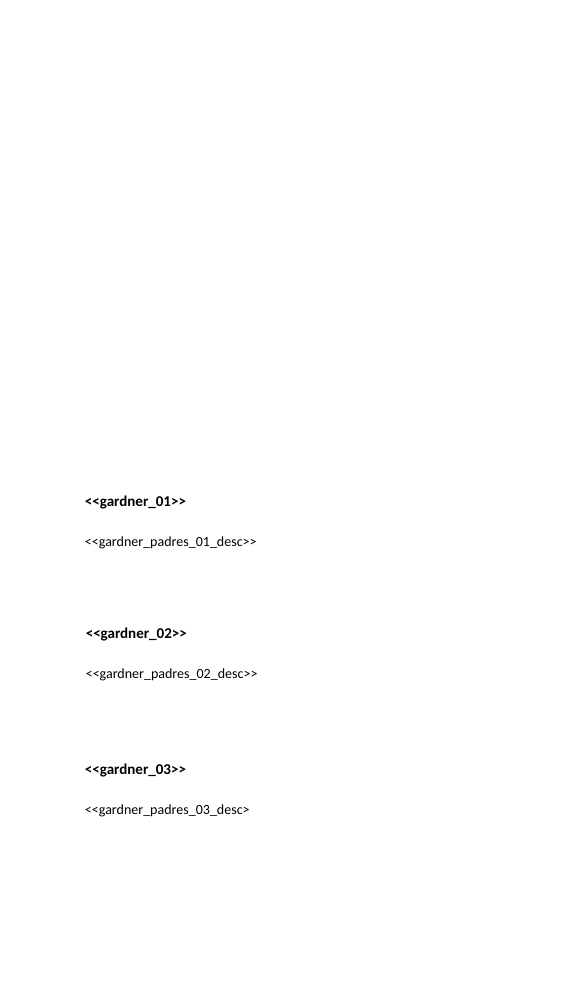
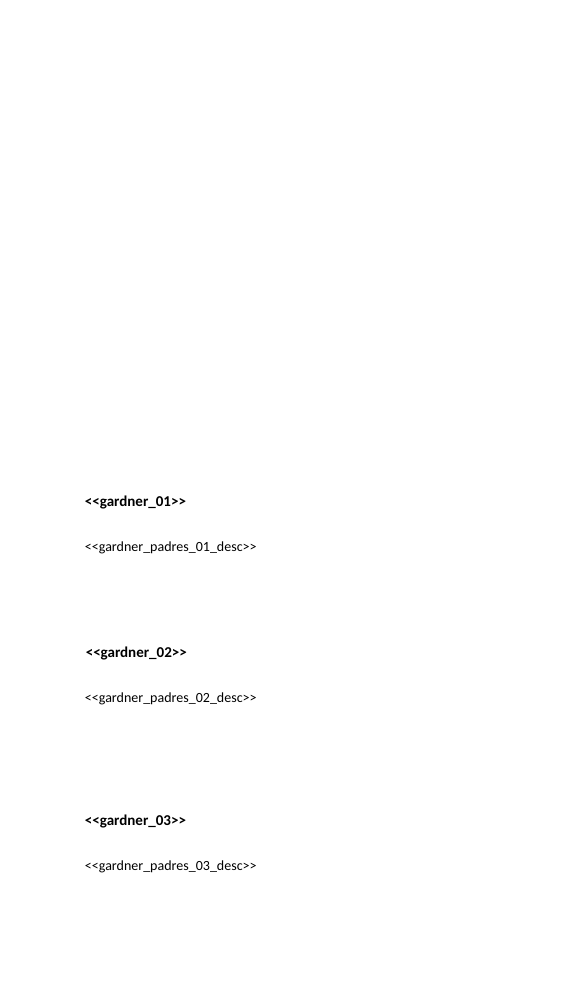
Before and after one commit to gero-educacion/reportgen, a slide deck: slide 4 of assets/template_utp_padres.pptx. Drawn at 567x1008 pixels with LibreOffice and Linux fonts; fonts in the diff are those of the drawing; background and template pictures are left out. Boxes give left, top, right and bottom in pixels: in the first picture for what was removed or moved away, otherwise in the second. Text is boxed around its words. In the diff, an @@ line names an element or a change of style, - is before the commit and + after.

```diff
--- a/assets/template_utp_padres.pptx
+++ b/assets/template_utp_padres.pptx
@@ text "<<gardner_padres_01_desc>>": place and size @@
-text "<<gardner_padres_01_desc>>" at (85,536,257,549)
+text "<<gardner_padres_01_desc>>" at (85,541,257,554)
@@ text "<<gardner_02>>": place and size @@
-text "<<gardner_02>>" at (86,627,187,641)
+text "<<gardner_02>>" at (86,646,187,660)
@@ text "<<gardner_padres_02_desc>>": place and size @@
-text "<<gardner_padres_02_desc>>" at (86,668,258,681)
+text "<<gardner_padres_02_desc>>" at (85,692,257,705)
@@ text "<<gardner_03>>": place and size @@
-text "<<gardner_03>>" at (85,763,186,777)
+text "<<gardner_03>>" at (85,814,186,828)
@@ text at (85,860,257,873): text changed @@
-<<gardner_padres_03_desc>
+<<gardner_padres_03_desc>>
```
Also in this commit, not shown: 1 other slide changed, 5 other files.
